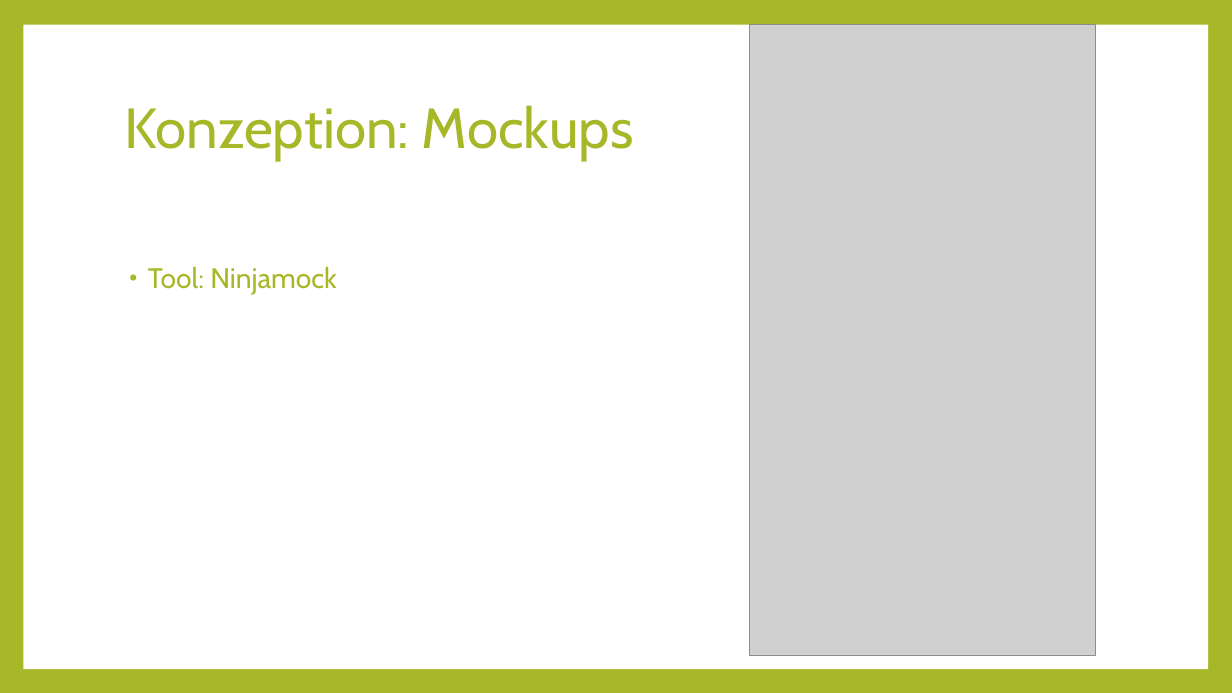
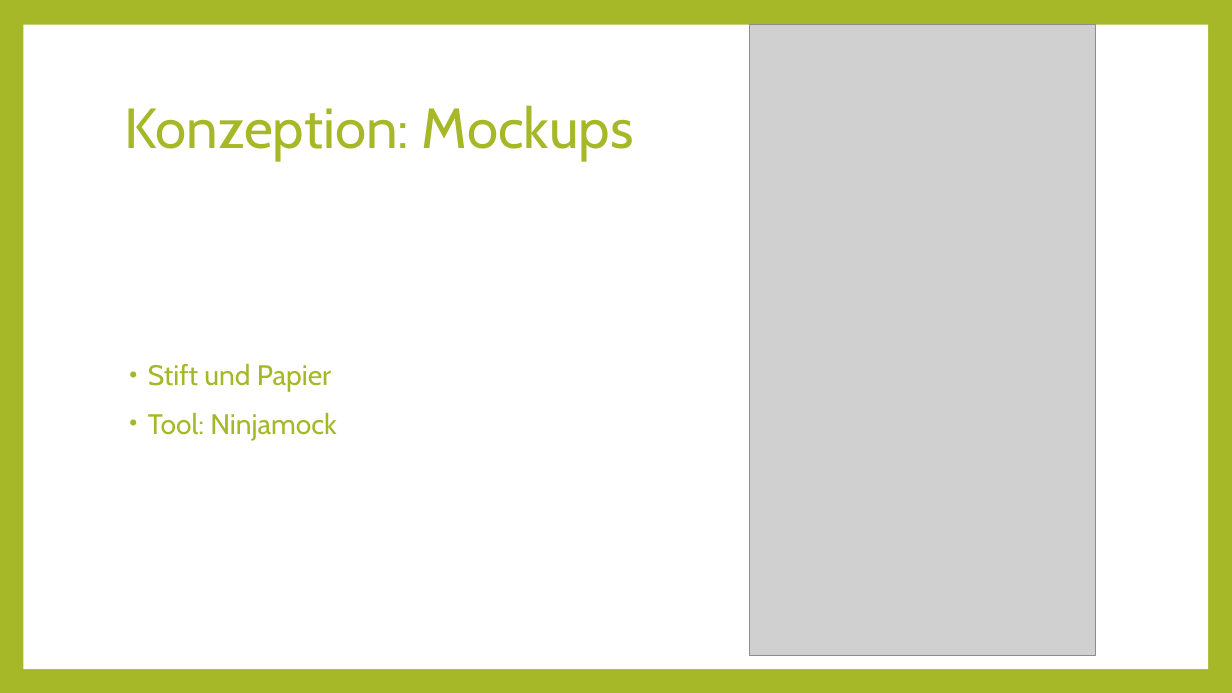
Before and after one commit to Kulu-M/KanBan-App, a slide deck: slide 21 of KanBan-App/Documents/Abschlusspräsentation/Projektmanagement.pptx (slide 18 before the commit). Drawn at 1232x693 pixels with LibreOffice and Linux fonts; fonts in the diff are those of the drawing; grey boxes stand for pictures. Boxes give left, top, right and bottom in pixels: in the first picture for what was removed or moved away, otherwise in the second. Text is boxed around its words. In the diff, an @@ line names an element or a change of style, - is before the commit and + after.

```diff
--- a/KanBan-App/Documents/Abschlusspräsentation/Projektmanagement.pptx
+++ b/KanBan-App/Documents/Abschlusspräsentation/Projektmanagement.pptx
@@ text at (148, 364, 331, 391): paragraph added @@
+• Stift und Papier
```
Also in this commit, not shown: 8 other slides changed, 8 slides added, 4 slides removed.
